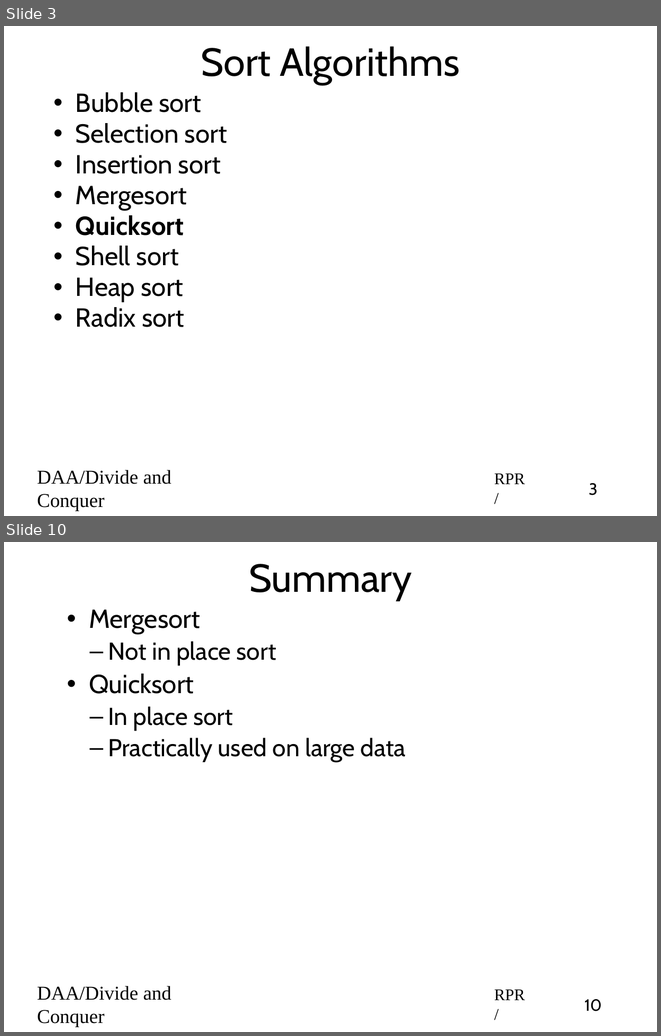
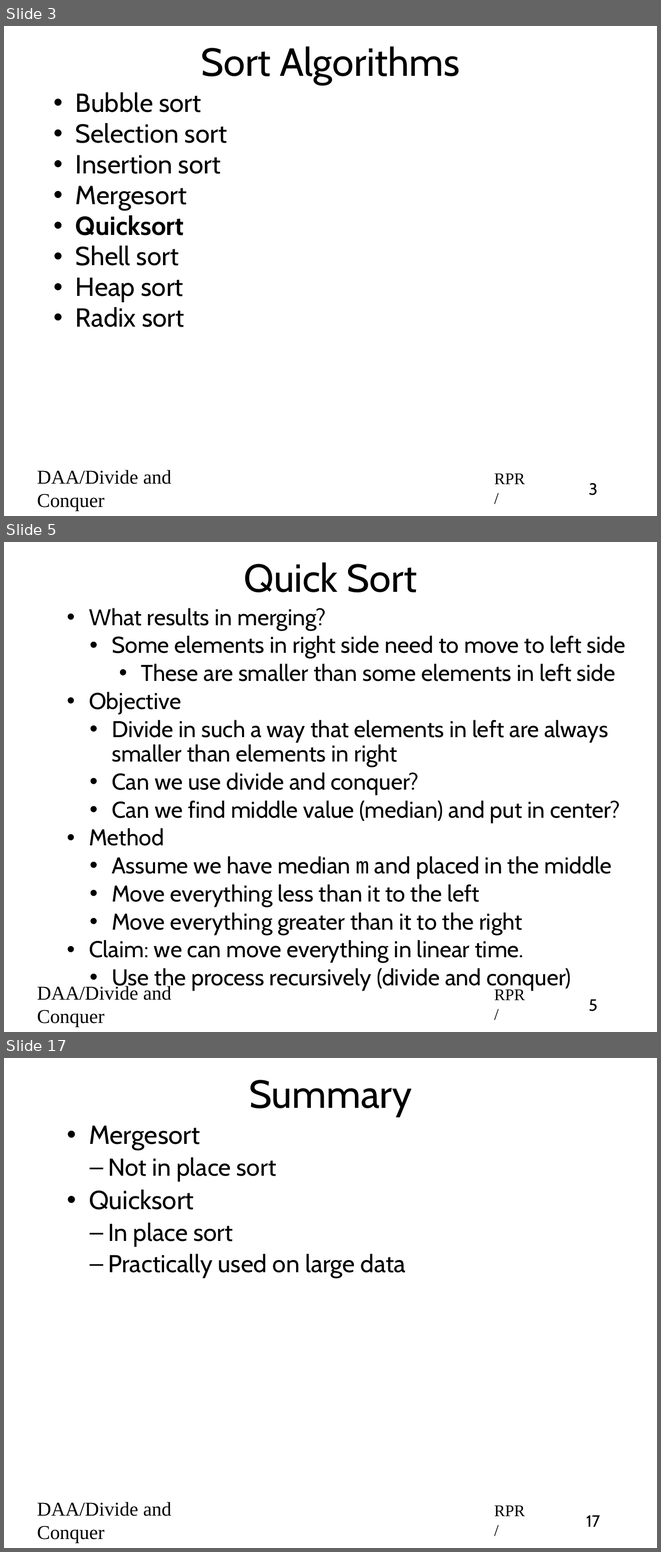
Before and after one commit to rprustagi/2019_20-Even-18CS42-DAA, a slide deck: Slides/2020-Even-DAA-L12-Divide-Conquer-Quicksort.pptx. Shown one above the other, each under a label of ours: slides 3 and 10 before the commit, slides 3, 5 and 17 after it; the slides between them are not shown. The pictures are 661x1036 and 661x1552 pixels, drawn with LibreOffice and Linux fonts; fonts in the diff are those of the drawing. Boxes give left, top, right and bottom in pixels: in the first picture for what was removed or moved away, otherwise in the second. Text is boxed around its words. In the diff, an @@ line names an element or a change of style, - is before the commit and + after.

```diff
--- a/Slides/2020-Even-DAA-L12-Divide-Conquer-Quicksort.pptx
+++ b/Slides/2020-Even-DAA-L12-Divide-Conquer-Quicksort.pptx
@@ slide 5 added at (x1=4, y1=542, x2=657, y2=1032), background #FFFFFF @@
@@ title added at (x1=244, y1=562, x2=417, y2=592), 48 pt, text #000000 @@
+Quick Sort
@@ text added at (x1=89, y1=608, x2=626, y2=990), 28 pt, text #000000 @@
+• What results in merging?
+  • Some elements in right side need to move to left side
+    • These are smaller than some elements in left side
+• Objective
+  • Divide in such a way that elements in left are always smaller than elements in right
+  • Can we use divide and conquer?
+  • Can we find middle value (median) and put in center?
+• Method
+  • Assume we have median m and placed in the middle
+  • Move everything less than it to the left
+  • Move everything greater than it to the right
+• Claim: we can move everything in linear time.
+  • Use the process recursively (divide and conquer)
@@ text added at (x1=37, y1=984, x2=171, y2=1027), 24 pt, text #000000 @@
+DAA/Divide and Conquer
@@ text added at (x1=494, y1=989, x2=525, y2=1000), 20 pt, text #000000 @@
+RPR/
@@ page number added at (x1=589, y1=999, x2=598, y2=1011), 20 pt, text #000000 @@
+5
@@ what was slide 10 is now slide 17 @@
@@ page number at (x1=586, y1=1515, x2=600, y2=1527): text changed @@
-10
+17
```
Also in this commit, not shown: 6 slides changed, 7 other slides added, 1 other file.
